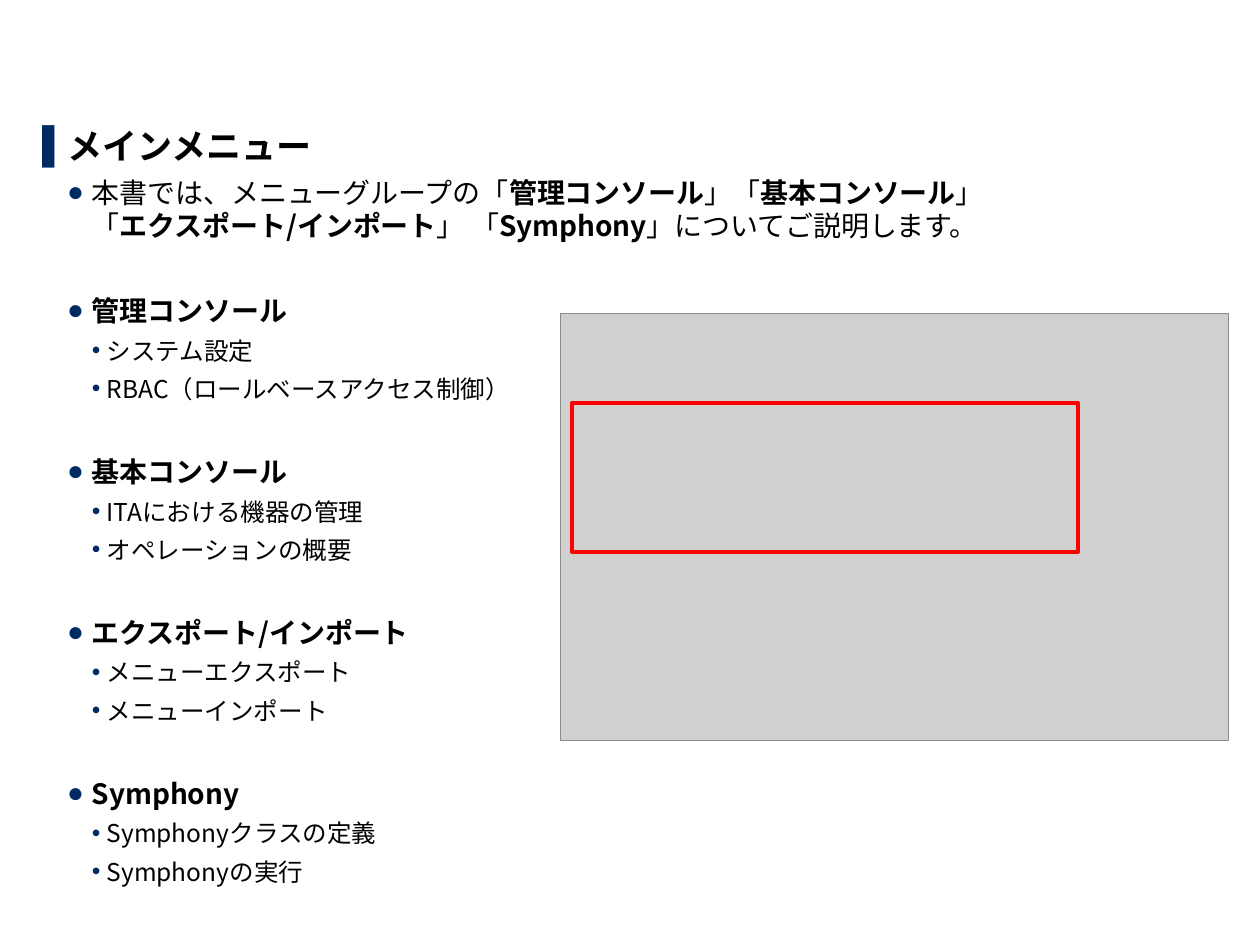
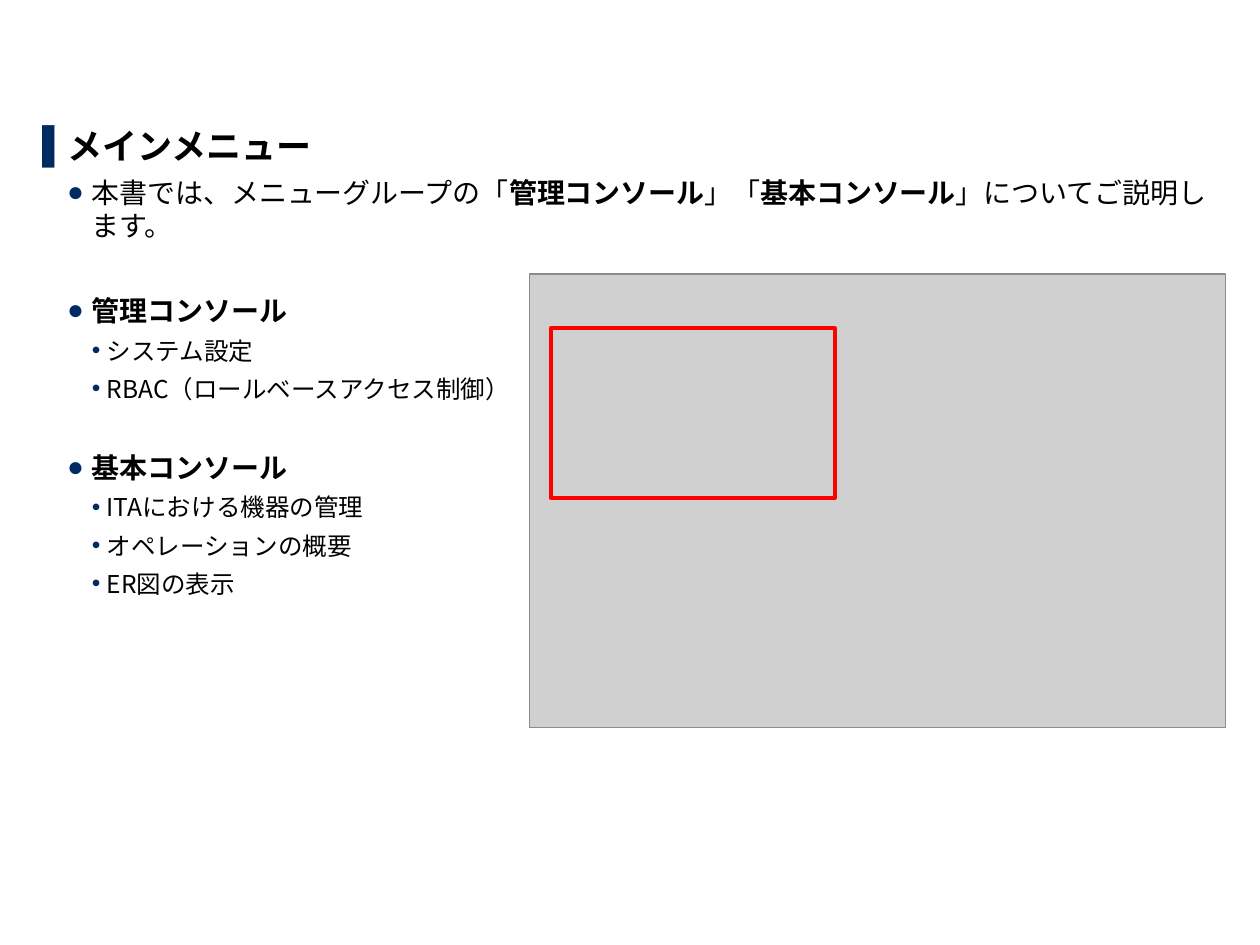
Before and after one commit to exastro-suite/it-automation-docs, a slide deck: slide 4 of asset/Learn_ja/ITA-base_classroom_lecture_ja.pptx. Drawn at 1260x945 pixels with LibreOffice and Linux fonts; fonts in the diff are those of the drawing; grey boxes stand for pictures; background and template pictures are left out. Boxes give left, top, right and bottom in pixels: in the first picture for what was removed or moved away, otherwise in the second. Text is boxed around its words. In the diff, an @@ line names an element or a change of style, - is before the commit and + after.

```diff
--- a/asset/Learn_ja/ITA-base_classroom_lecture_ja.pptx
+++ b/asset/Learn_ja/ITA-base_classroom_lecture_ja.pptx
@@ text at bbox=[92, 179, 1206, 238]: text changed; bold off @@
-  ● 本書では、メニューグループの「管理コンソール」「基本コンソール」
-    「エクスポート/インポート」 「Symphony」についてご説明します。
+  ● 本書では、メニューグループの「管理コンソール」「基本コンソール」についてご説明します。
@@ picture: place and size @@
-picture at bbox=[561, 314, 1228, 741]
+picture at bbox=[529, 273, 1225, 727]
@@ rectangle: place and size @@
-rectangle at bbox=[572, 403, 1079, 552]
+rectangle at bbox=[551, 329, 835, 499]
@@ text at bbox=[107, 572, 235, 595]: text changed @@
-  ● エクスポート/インポート
-    • メニューエクスポート
-    • メニューインポート
-  ● Symphony
-    • Symphonyクラスの定義
-    • Symphonyの実行
+    • ER図の表示
```
Also in this commit, not shown: 9 other slides changed, 4 slides added, 20 slides removed, 1 other file.
